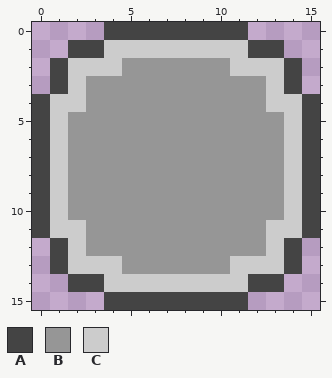
Pixel-art file -- assets/images/gui/button_hover.aseprite. The picture above was drawn from the file before the commit.
16x16 pixels, 1 frame.
Palette (. is transparent): A #444444  B #969696  C #cccccc
Pixels before, first column x 0:
 0 ....AAAAAAAA....
 1 ..AACCCCCCCCAA..
 2 .ACCCBBBBBBCCCA.
 3 .ACBBBBBBBBBBCA.
 4 ACCBBBBBBBBBBCCA
 5 ACBBBBBBBBBBBBCA
 6 ACBBBBBBBBBBBBCA
 7 ACBBBBBBBBBBBBCA
 8 ACBBBBBBBBBBBBCA
 9 ACBBBBBBBBBBBBCA
10 ACBBBBBBBBBBBBCA
11 ACCBBBBBBBBBBCCA
12 .ACBBBBBBBBBBCA.
13 .ACCCBBBBBBCCCA.
14 ..AACCCCCCCCAA..
15 ....AAAAAAAA....
After the commit:
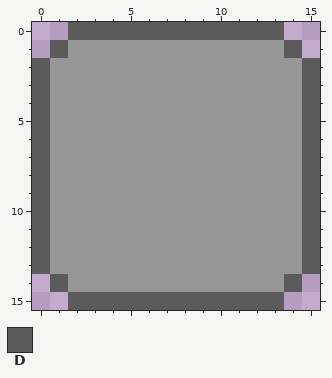
Colours new in this view: D #5b5b5b
Message: Fix an issue with texture-based buttons sometimes forcing an undesirable min-height, adjust button nine-patch images.
What changed:
Changed rows in their new state; - is an unchanged pixel.
first column x 0:
 0 --DDDDDDDDDDDD--
 1 -DBBBBBBBBBBBBD-
 2 DBBBB------BBBBD
 3 DBB----------BBD
 4 DBB----------BBD
 5 DB------------BD
 6 DB------------BD
 7 DB------------BD
 8 DB------------BD
 9 DB------------BD
10 DB------------BD
11 DBB----------BBD
12 DBB----------BBD
13 DBBBB------BBBBD
14 -DBBBBBBBBBBBBD-
15 --DDDDDDDDDDDD--
Pixel boxes of the changes (left, top, right, bottom) in both pictures:
changed: (32, 22, 320, 310)
